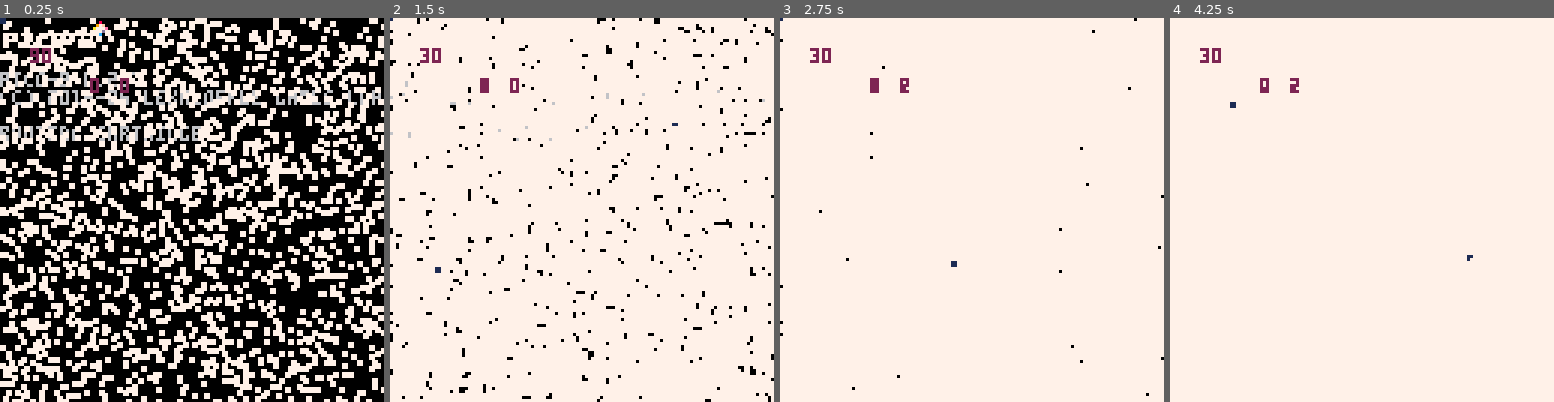
Above: before the commit, frames 1-4 (left to right).
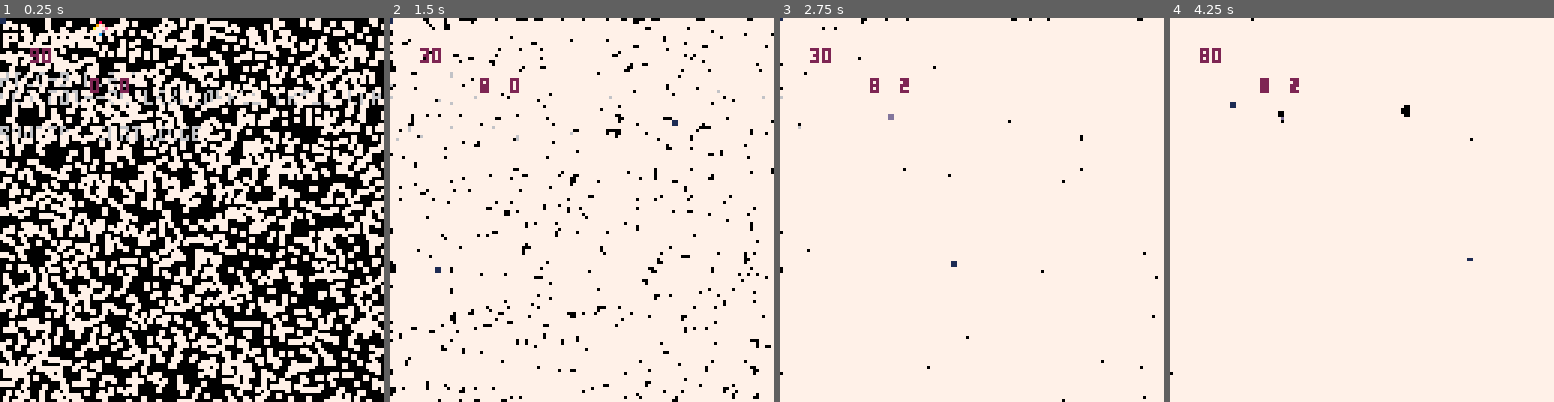
Above: after the commit, the same moments.

Repository: danslocombe/blobpaint-pico8
Game: PICO-8 cartridge blobpaint.p8
Two runs of this game, one before a commit and one after it. Both use one fixed random seed, a clock stepped at 60 frames per second and the inputs below.
Inputs (mouse positions are in pixels of both pictures, inside the frame that each line leads up to):
- Up to frame 1 (0.25 s): no input
- Up to frame 2 (1.5 s): click (670, 121) at 0.67 s; click (436, 267) at 1.22 s
- Up to frame 3 (2.75 s): hold Right 1.6-2.1 s; click (887, 114) at 1.77 s; click (952, 259) at 2.32 s; hold Right from 2.47 s (still down)
- Up to frame 4 (4.25 s): click (1404, 106) at 2.87 s; release Right at 3.03 s; hold Left 3.08-3.58 s; click (1465, 256) at 3.42 s; click (1231, 102) at 3.97 s; hold Right from 4.02 s (still down)

The runs differ from the first frame. In frame 1, 8.9% of the frame differs, in the area x 0-100%, y 0-100%; in frame 2, 5.6%; in frame 3, 0.5%; in frame 4, 0.2%.

Commit message:
Fastcolours

Diff:
--- a/blobpaint.p8
+++ b/blobpaint.p8
@@ -8,6 +8,8 @@
 green = {}
 blue = {}
 
+blob = {}
+
 t = 0
 
 function sqr(x)
@@ -15,22 +17,27 @@
 end
 
 function _init()
+  --printh("Starting")
   local to_init = {}
   add(to_init, red)
   add(to_init, blue)
   add(to_init, green)
   add(to_init, field)
 
-  for i,f in pairs(to_init) do
-    for y = 0,128 do
-      f[y] = {}
-      for x = 0,128 do
-        --local dist = sqrt(sqr(64 - x) + sqr(64 - y))
-        --field[y][x] = dist
-        f[y][x] = 0
-      end
-    end
-  end
+  for i=0,128*128 do
+    blob[i] = 0
+  end
+
+  --for i,f in pairs(to_init) do
+  --  for y = 0,128 do
+  --    f[y] = {}
+  --    for x = 0,128 do
+  --      --local dist = sqrt(sqr(64 - x) + sqr(64 - y))
+  --      --field[y][x] = dist
+  --      f[y][x] = 0
+  --    end
+  --  end
+  --end
 
   poke(0x5F2D, 1)
 end
@@ -57,6 +64,22 @@
   end
 end
 
+function get_index(x, y)
+  return x + y * 128
+  --local mem_address = 0x4300 + x * 1 + y * (128)
+  --return mem_address
+end
+
+function get_cursor_bounds(maxrad)
+    local c_x = stat(32)
+    local c_y = stat(33)
+    local x_min = max(0, c_x - maxrad)
+    local x_max = min(127, c_x + maxrad)
+    local y_min = max(0, c_y - maxrad)
+    local y_max = min(127, c_y + maxrad)
+    return {x_min = x_min, x_max = x_max, y_min = y_min, y_max = y_max, c_x = c_x, c_y = c_y}
+end
+
 function _update60()
   if btnp(0) then
     col = (col - 1) % 3
@@ -70,11 +93,9 @@
   local right_pressed = band(2, stat(34)) != 0
 
   if left_pressed or right_pressed then
-    local c_x = stat(32)
-    local c_y = stat(33)
-
-    local maxrad = 12
-    local k = 3
+    t -= 1
+
+    local k = 4
     local mult = 0
     if left_pressed then
       mult = k
@@ -82,25 +103,51 @@
       mult = -2*k
     end
 
-    local x_min = max(0, c_x - maxrad)
-    local x_max = min(127, c_x + maxrad)
-    local y_min = max(0, c_y - maxrad)
-    local y_max = min(127, c_y + maxrad)
+    local maxrad = 12
+    local bounds = get_cursor_bounds(maxrad)
 
     local to_write = get_field()
     local other_fields = get_other_fields()
 
-    for y = y_min,y_max do
-      for x = x_min,x_max do
-        local dist = sqrt(sqr(c_x - x) + sqr(c_y - y))
+    for y = bounds.y_min,bounds.y_max do
+      for x = bounds.x_min,bounds.x_max do
+        local dist = sqrt(sqr(bounds.c_x - x) + sqr(bounds.c_y - y))
         local delta = (1 / (1 + dist)) * mult
-        local new = to_write[y][x] + delta
-        to_write[y][x] = max(0, min(100, new))
-
-        for i,other_field in pairs(other_fields) do
-          local new = other_field[y][x] - delta
-          other_field[y][x] = max(0, min(100, new))
-        end
+        --if delta > 1 then
+        if true then
+          local addr = get_index(x, y)
+          local existing_data = blob[addr]
+          local existing_r = (existing_data & 0x0000.FFFF) << 8
+          local existing_g = (existing_data & 0xFFFF.0000) >> 8
+
+          local delta_r, delta_g
+          if col == 0 then
+            delta_r = delta
+            delta_g = -delta / 2
+          else
+            delta_r = -delta / 2
+            delta_g = delta
+          end
+
+          local new_r = max(0, min(100, existing_r + delta_r))
+          local new_g = max(0, min(100, existing_g + delta_g))
+
+          --printh(tostr(new, true))
+          local towrite_r = (new_r >> 8)
+          local towrite_g = (new_g << 8) & 0xFFFF
+          blob[addr] = towrite_r | towrite_g
+
+        end
+        --printh(tostr(to_write, true))
+
+        --local new = to_write[y][x] + delta
+
+        --to_write[y][x] = max(0, min(100, new))
+
+        --for i,other_field in pairs(other_fields) do
+        --  local new = other_field[y][x] - delta
+        --  other_field[y][x] = max(0, min(100, new))
+        --end
 
       end
     end
@@ -110,9 +157,24 @@
 
 function _draw()
   --local thresh = 10 + 1 * sin(t / 60)
-  for yy = 0,63 do
+  local pressed = stat(34) != 0
+
+  local ymin = 0
+  local ymax = 63
+  local xmin = 0
+  local xmax = 63
+
+  if pressed then
+    local bounds = get_cursor_bounds(12)
+    ymin = flr(bounds.y_min / 2)
+    ymax = flr(bounds.y_max / 2)
+    xmin = flr(bounds.x_min / 2)
+    xmax = flr(bounds.x_max / 2)
+  end
+
+  for yy = ymin,ymax do
     local thresh = 10 + 1 * sin((yy + t) / 60)
-    for xx = 0,63 do
+    for xx = xmin,xmax do
       if rnd() > 0.85 then
         local x = xx * 2
         if rnd() < 0.5 then
@@ -124,8 +186,12 @@
           y += 1
         end
 
-        local r = red[y][x]
-        local g = green[y][x]
+        --local r = red[y][x]
+        --local g = green[y][x]
+        local addr = get_index(x, y)
+        local existing_data = blob[addr]
+        local r = (existing_data & 0x0000.FFFF) << 8
+        local g = (existing_data & 0xFFFF) >> 8
 
         local col = 7
 
